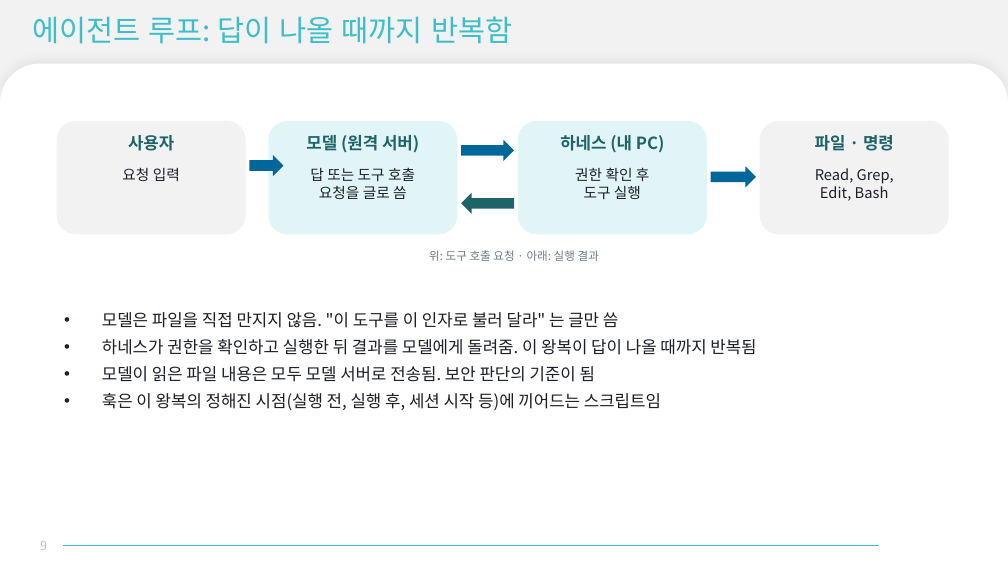
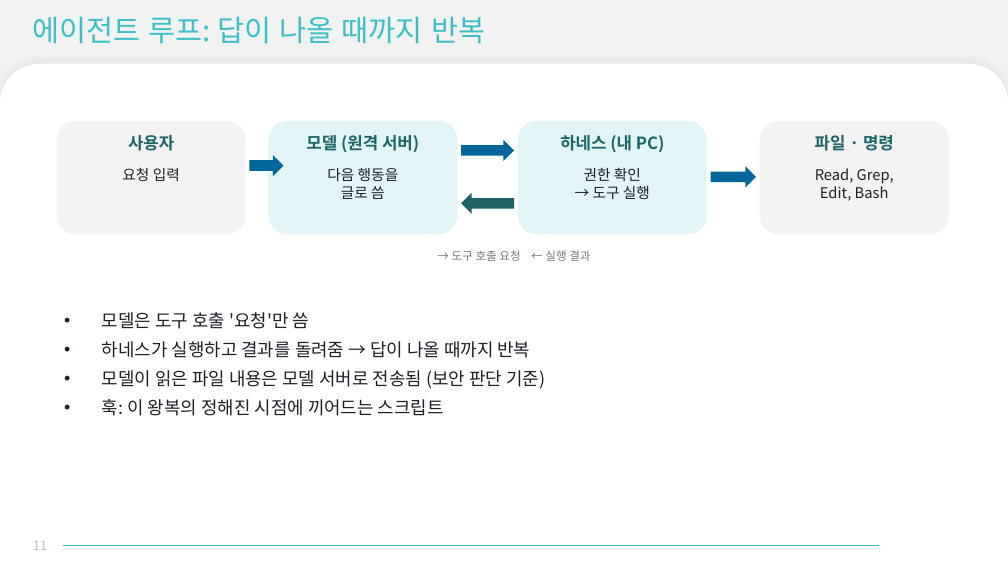
Before and after one commit to evespimrose/SVD-Harness, a slide deck: slide 11 of docs/presentation/LLM-도입-발표.pptx (slide 9 before the commit). Drawn at 1008x567 pixels with LibreOffice and Linux fonts; fonts in the diff are those of the drawing; background and template pictures are left out. Boxes give left, top, right and bottom in pixels: in the first picture for what was removed or moved away, otherwise in the second. Text is boxed around its words. In the diff, an @@ line names an element or a change of style, - is before the commit and + after.

```diff
--- a/docs/presentation/LLM-도입-발표.pptx
+++ b/docs/presentation/LLM-도입-발표.pptx
@@ title at [32, 16, 485, 44]: text changed @@
-에이전트 루프: 답이 나올 때까지 반복함
+에이전트 루프: 답이 나올 때까지 반복
@@ text at [327, 168, 399, 199]: text changed @@
-답 또는 도구 호출
-요청을 글로 씀
+다음 행동을
+글로 씀
@@ text at [584, 167, 650, 199]: text changed @@
-권한 확인 후
-도구 실행
+권한 확인
+→ 도구 실행
@@ text at [452, 250, 590, 261]: text changed @@
-위: 도구 호출 요청 · 아래: 실행 결과
+→ 도구 호출 요청 ← 실행 결과
@@ text at [102, 312, 545, 416]: text changed; size 16 to 17 pt @@
-• 모델은 파일을 직접 만지지 않음. "이 도구를 이 인자로 불러 달라" 는 글만 씀
-• 하네스가 권한을 확인하고 실행한 뒤 결과를 모델에게 돌려줌. 이 왕복이 답이 나올 때까지 반복됨
-• 모델이 읽은 파일 내용은 모두 모델 서버로 전송됨. 보안 판단의 기준이 됨
-• 훅은 이 왕복의 정해진 시점(실행 전, 실행 후, 세션 시작 등)에 끼어드는 스크립트임
+• 모델은 도구 호출 '요청'만 씀
+• 하네스가 실행하고 결과를 돌려줌 → 답이 나올 때까지 반복
+• 모델이 읽은 파일 내용은 모델 서버로 전송됨 (보안 판단 기준)
+• 훅: 이 왕복의 정해진 시점에 끼어드는 스크립트
@@ page number at [33, 541, 47, 550]: text changed @@
-9
+11
```
Also in this commit, not shown: 27 other slides changed, 2 slides added.
